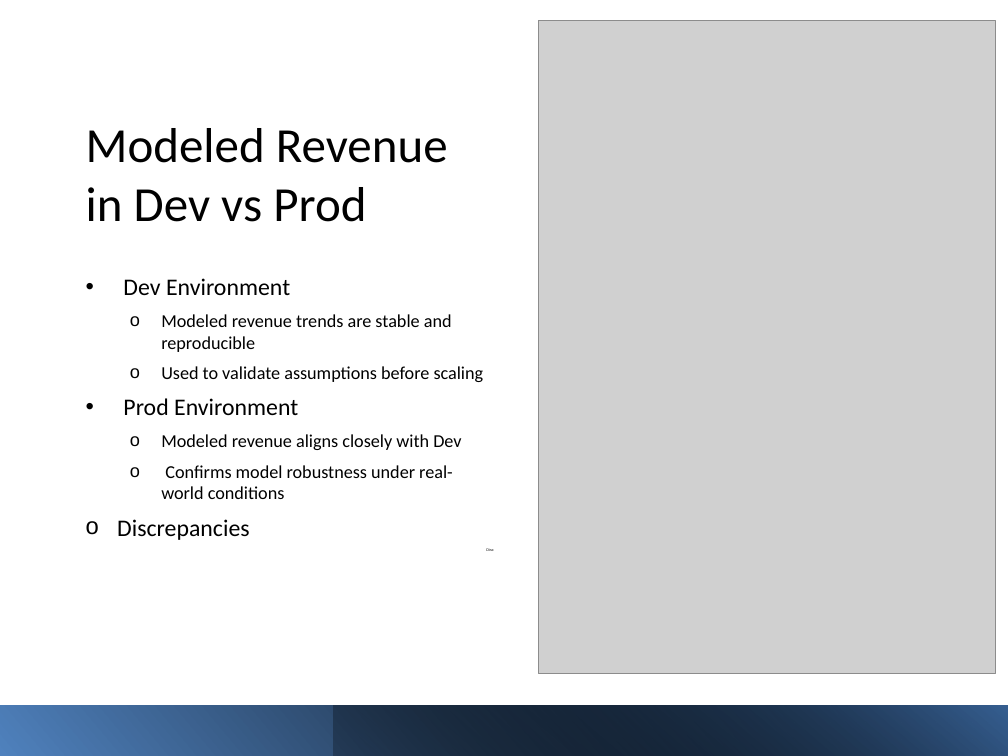
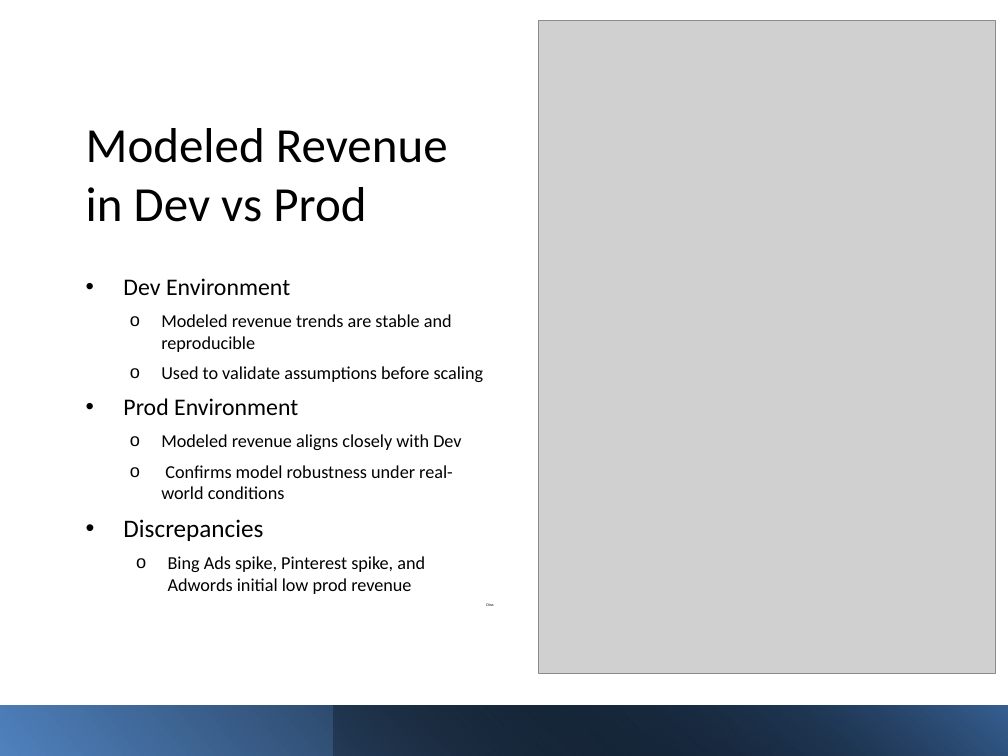
Before and after one commit to dannyxia7/Marketing_Mix_Model_Analysis, a slide deck: slide 3 of Marketing_ROI_Analysis.pptx. Drawn at 1008x756 pixels with LibreOffice and Linux fonts; fonts in the diff are those of the drawing; grey boxes stand for pictures. Boxes give left, top, right and bottom in pixels: in the first picture for what was removed or moved away, otherwise in the second. Text is boxed around its words. In the diff, an @@ line names an element or a change of style, - is before the commit and + after.

```diff
--- a/Marketing_ROI_Analysis.pptx
+++ b/Marketing_ROI_Analysis.pptx
@@ text at [123,519,263,541]: size 17 to 18 pt in "Discrepancies"; bullet o to • @@
@@ text at [168,556,425,594]: paragraph added @@
+  o Bing Ads spike, Pinterest spike, and Adwords initial low prod revenue
```
Also in this commit, not shown: 1 other slide changed.
